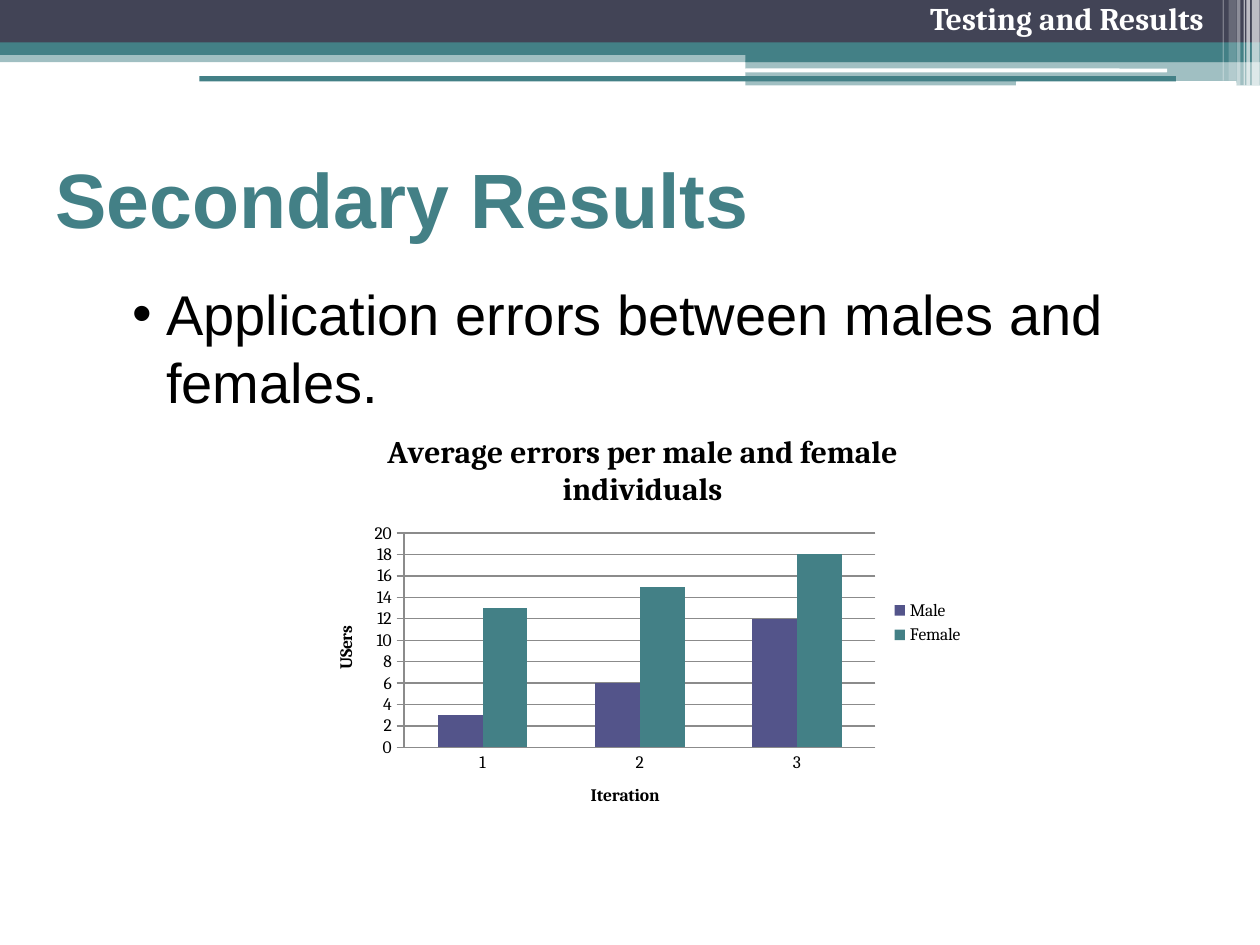
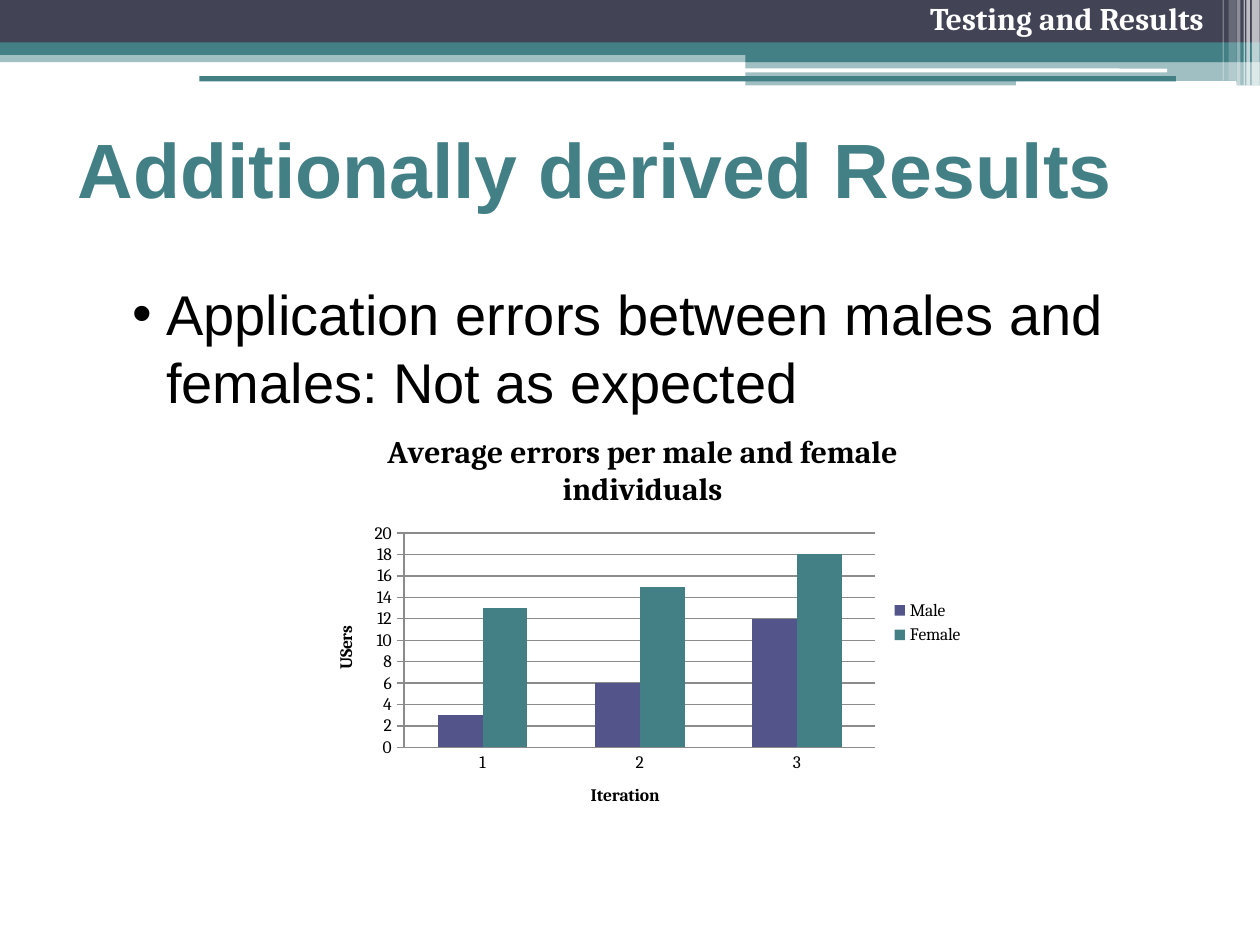
Before and after one commit to freecole/Lab-project, a slide deck: slide 22 of Presentation/Final Presentation.pptx (slide 16 before the commit). Drawn at 1260x945 pixels with LibreOffice and Linux fonts; fonts in the diff are those of the drawing. Boxes give left, top, right and bottom in pixels: in the first picture for what was removed or moved away, otherwise in the second. Text is boxed around its words. In the diff, an @@ line names an element or a change of style, - is before the commit and + after.

```diff
--- a/Presentation/Final Presentation.pptx
+++ b/Presentation/Final Presentation.pptx
@@ title at (77,142,1112,213): text changed @@
-Secondary Results
+Additionally derived Results
@@ text at (166,294,1102,413): text changed @@
-    • Application errors between males and females.
+    • Application errors between males and females: Not as expected
```
Also in this commit, not shown: 13 other slides changed, 11 slides added, 4 slides removed.
